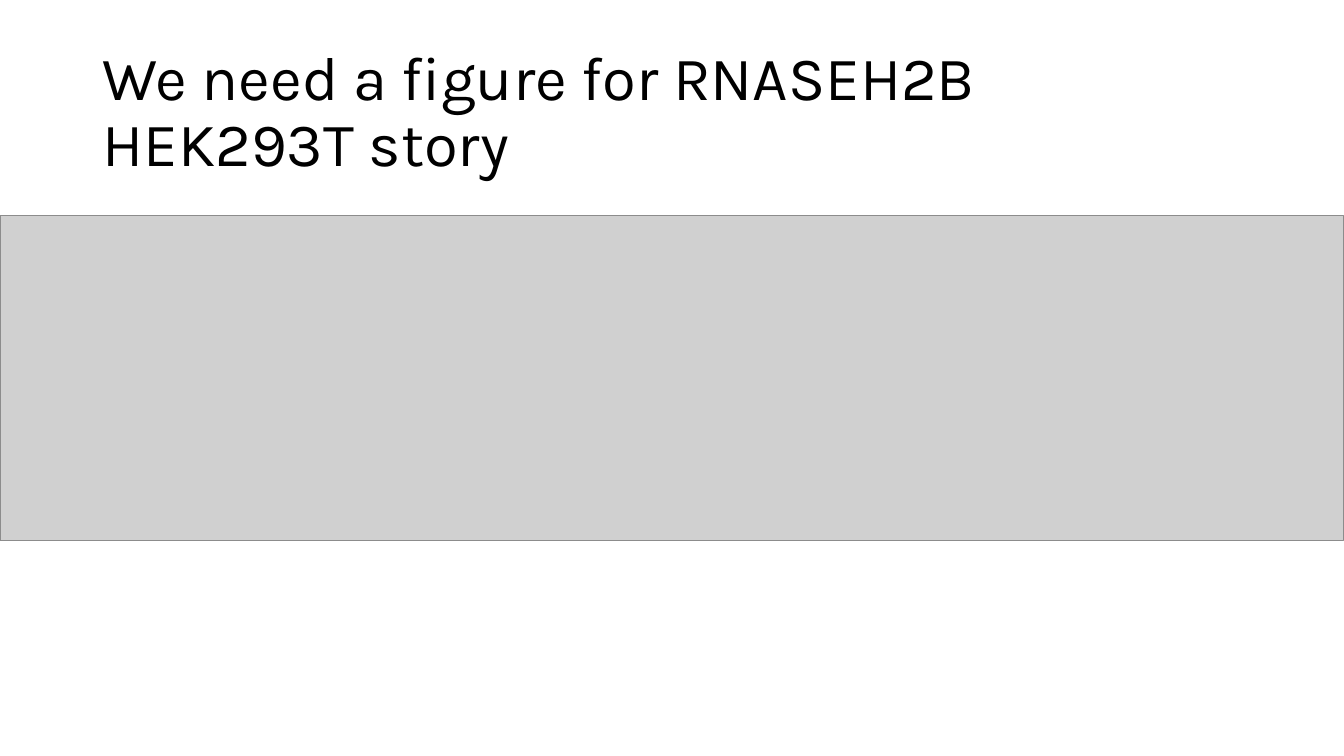
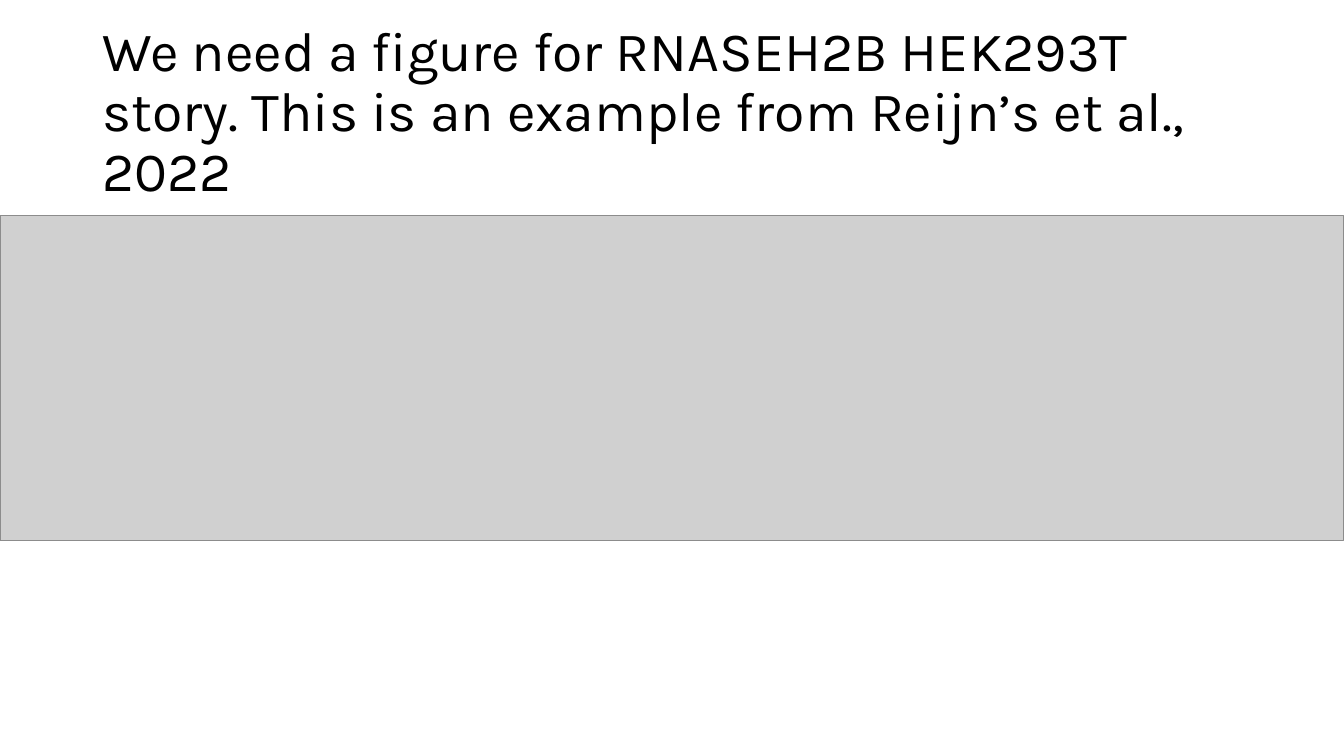
Before and after one commit to liumoLM/Liu2024, a slide deck: slide 5 of MSI_tumor_assignment_demo.pptx (slide 4 before the commit). Drawn at 1344x756 pixels with LibreOffice and Linux fonts; fonts in the diff are those of the drawing; grey boxes stand for pictures. Boxes give left, top, right and bottom in pixels: in the first picture for what was removed or moved away, otherwise in the second. Text is boxed around its words. In the diff, an @@ line names an element or a change of style, - is before the commit and + after.

```diff
--- a/MSI_tumor_assignment_demo.pptx
+++ b/MSI_tumor_assignment_demo.pptx
@@ title at (102, 33, 1183, 192): text changed; size 44 to 39.6 pt @@
-We need a figure for RNASEH2B HEK293T story
+We need a figure for RNASEH2B HEK293T story. This is an example from Reijn’s et al., 2022
```
Also in this commit, not shown: 2 other slides changed, 1 slide added.
